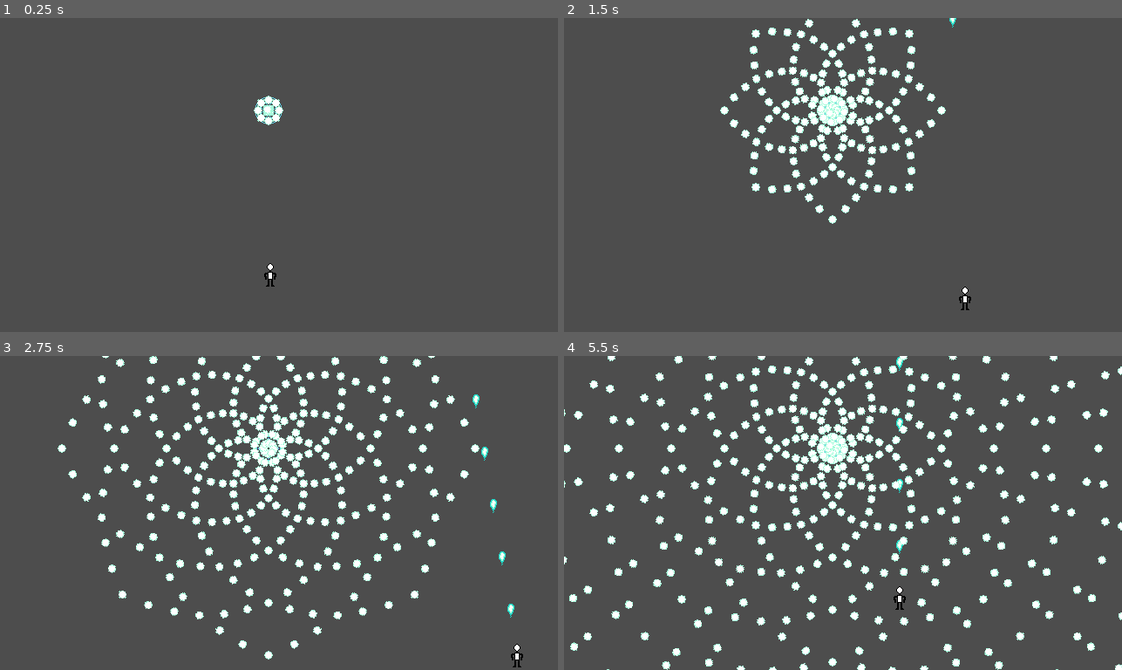
Above: before the commit, frames 1-4 (two rows, left to right).
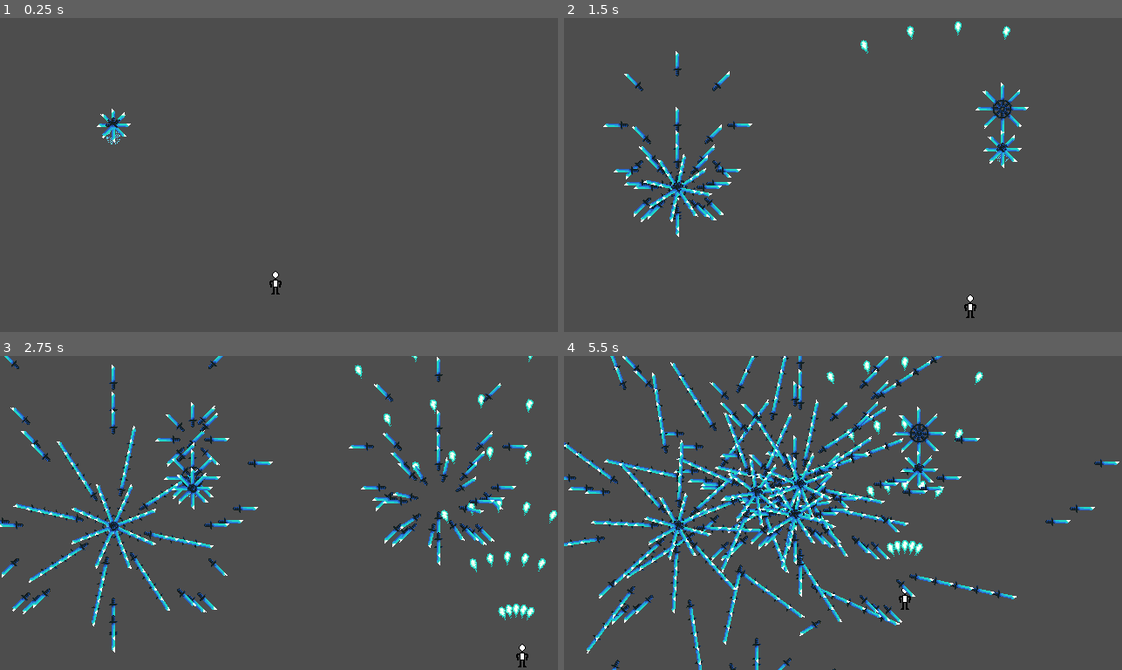
Above: after the commit, the same moments.

Repository: PhotonChaos/BulletHell
Game: Godot game, scene res://scenes/game.tscn
The game is run twice, just before and just after one commit, with the same random seed, the same clock (stepped at 60 frames per second) and the same inputs.
Inputs:
- Up to frame 1 (0.25 s): no input
- Up to frame 2 (1.5 s): hold Right (move_right) 0.53-1.28 s; hold Z (primary) 0.53-1.28 s; hold Down (move_down) from 1.28 s (still down); tap Shift (focus) at 1.35 s
- Up to frame 3 (2.75 s): tap Z (primary) at 1.55 s; release Down (move_down) at 2.03 s; hold Right (move_right) from 2.03 s (still down); hold Z (primary) from 2.03 s (still down)
- Up to frame 4 (5.5 s): release Right (move_right) at 2.78 s; release Z (primary) at 2.78 s; hold Up (move_up) 2.78-3.53 s; tap Z (primary) at 2.85, 3.8, 4.35 s; hold Shift (focus) 3.53-4.28 s; hold Left (move_left) 3.53-5.03 s; hold Down (move_down) from 5.03 s (still down); hold Z (primary) from 5.03 s (still down)

The runs differ from the first frame. In frame 1, 0.7% of the frame differs, in the area x 17-51%, y 24-89%; in frame 2, 7.4%; in frame 3, 14%; in frame 4, 21%, in the area x 0-100%, y 0-100%.

Commit message:
Added enemy mechanics

Diff:
--- /dev/null
+++ b/enemy.gd
@@ -0,0 +1,59 @@
+class_name Enemy
+extends Node2D
+
+signal die
+
+## Called every enemy tick. Function of type Callable(age: int, pos: Vector2)
+var tick_func: Callable = Callable()
+
+## Called when the enemy dies. Function of type Callable(age: int, pos: Vector2)
+var death_func: Callable = Callable()
+
+## Lerp stuff
+var destination: Vector2 = Vector2.ZERO
+var target_dest: bool = false
+var interp_time: float = 2.0
+
+## Time in seconds between calls of the [method Enemy.tick] method
+var tick_duration: float = 0
+var _tick_counter: float = 0
+
+var _lifetime: float
+
+func _ready() -> void:
+	_lifetime = 0
+
+func _physics_process(delta: float) -> void:
+	_lifetime += delta
+
+	if tick_duration > 0:
+		_tick_counter += delta
+
+	if _tick_counter >= tick_duration:
+		_tick_counter -= tick_duration
+		tick()
+
+	if target_dest:
+		position = position.lerp(destination, 0.1)
+
+		if _lifetime >= interp_time:
+			position = destination
+			target_dest = false
+
+## Called in the _process method. [param age] is the amount of time since the enemy was spawned.
+func tick():
+	if tick_func.get_argument_count() > 0:
+		tick_func.call(_lifetime, global_position)
+
+
+## Called once when the enemy dies
+func death():
+	if death_func:
+		death_func.call(_lifetime, global_position)
+
+
+func _on_killable_dead() -> void:
+	death()
+	die.emit()
+	GameController.play_enemy_death_sfx()
+	queue_free()
--- /dev/null
+++ b/killable.gd
@@ -0,0 +1,26 @@
+class_name Killable
+extends Area2D
+## Component of an enemy.
+## Represents an entity with health and a hitbox that can die.[br]
+## Requires one or more CollisionShape2D children.
+
+signal dead
+
+# TODO: Maybe add an on hit signal
+
+@export_range(1, 100000) var starting_health: int = 20
+
+var health: int
+
+func _ready() -> void:
+	health = starting_health
+
+
+func _on_area_entered(area: Area2D) -> void:
+	if area is PlayerShot:
+		var shot = area as PlayerShot
+		health -= shot.damage
+		shot.queue_free()
+
+		if health <= 0:
+			dead.emit()
--- a/project.godot
+++ b/project.godot
@@ -26,6 +26,7 @@
 [global_group]
 
 enemy_bullets="Projectiles that can harm the player"
+player="Contains the player node"
 
 [input]
 
--- /dev/null
+++ b/scenes/enemy.tscn
@@ -0,0 +1,22 @@
+[gd_scene load_steps=5 format=3 uid="uid://bx36trimyfpbq"]
+
+[ext_resource type="Script" uid="uid://bosxi47wi46it" path="res://enemy.gd" id="1_7p1mj"]
+[ext_resource type="Texture2D" uid="uid://cf8devk28ehbi" path="res://textures/turret.png" id="2_md0e3"]
+[ext_resource type="PackedScene" uid="uid://c8uq6kn21ulaq" path="res://scenes/killable.tscn" id="3_4ra3w"]
+
+[sub_resource type="CircleShape2D" id="CircleShape2D_4ra3w"]
+radius = 8.0
+
+[node name="Enemy" type="Node2D"]
+script = ExtResource("1_7p1mj")
+
+[node name="Sprite2D" type="Sprite2D" parent="."]
+scale = Vector2(0.5, 0.5)
+texture = ExtResource("2_md0e3")
+
+[node name="Killable" parent="." instance=ExtResource("3_4ra3w")]
+
+[node name="Hitbox" type="CollisionShape2D" parent="Killable"]
+shape = SubResource("CircleShape2D_4ra3w")
+
+[connection signal="dead" from="Killable" to="." method="_on_killable_dead"]
--- a/scenes/game.tscn
+++ b/scenes/game.tscn
@@ -2,8 +2,8 @@
 
 [ext_resource type="Script" uid="uid://cfuhtk0ngnq3" path="res://scripts/game.gd" id="1_lnu2h"]
 [ext_resource type="PackedScene" uid="uid://b5a8qqajkoryp" path="res://scenes/player.tscn" id="2_lbhrr"]
-[ext_resource type="PackedScene" uid="uid://bp5lp887k6ujn" path="res://scenes/turret.tscn" id="3_iywne"]
 [ext_resource type="AudioStream" uid="uid://b1sojvrbym1ec" path="res://sound/bulletShoot1.wav" id="4_lbhrr"]
+[ext_resource type="AudioStream" uid="uid://crospa2pb5jp4" path="res://sound/not_mine/block.mp3" id="5_iywne"]
 
 [sub_resource type="RectangleShape2D" id="RectangleShape2D_e2o6t"]
 size = Vector2(672, 392)
@@ -21,10 +21,12 @@
 script = ExtResource("1_lnu2h")
 
 [node name="Player" parent="." instance=ExtResource("2_lbhrr")]
-position = Vector2(310, 293)
+position = Vector2(316, 302)
 speed = 200.0
 focus_speed = 100.0
 fire_rate = 20.0
+shot_count = 5
+shot_spread = 45.0
 
 [node name="BulletBounds" type="Area2D" parent="."]
 visible = false
@@ -35,15 +37,11 @@
 position = Vector2(323, 179)
 shape = SubResource("RectangleShape2D_e2o6t")
 
-[node name="Turret" parent="." instance=ExtResource("3_iywne")]
-position = Vector2(308, 106)
-bullet = "small_ball"
-speed = 90.0
-fire_rate = 9.0
-rotate_inc = 0.5
-
 [node name="BulletSoundPlayer" type="AudioStreamPlayer2D" parent="."]
 stream = ExtResource("4_lbhrr")
+
+[node name="EnemyDeathSoundPlayer" type="AudioStreamPlayer2D" parent="."]
+stream = ExtResource("5_iywne")
 
 [node name="Walls" type="Node2D" parent="."]
 
--- /dev/null
+++ b/scenes/killable.tscn
@@ -0,0 +1,10 @@
+[gd_scene load_steps=2 format=3 uid="uid://c8uq6kn21ulaq"]
+
+[ext_resource type="Script" uid="uid://dk81bhrptt8je" path="res://killable.gd" id="1_8gkj0"]
+
+[node name="Killable" type="Area2D"]
+collision_layer = 2
+collision_mask = 4
+script = ExtResource("1_8gkj0")
+
+[connection signal="area_entered" from="." to="." method="_on_area_entered"]
--- a/scenes/player.tscn
+++ b/scenes/player.tscn
@@ -17,7 +17,7 @@
 [sub_resource type="CircleShape2D" id="CircleShape2D_i3pqv"]
 radius = 14.0
 
-[node name="Player" type="RigidBody2D"]
+[node name="Player" type="RigidBody2D" groups=["player"]]
 physics_material_override = SubResource("PhysicsMaterial_dqkch")
 gravity_scale = 0.0
 lock_rotation = true
@@ -28,6 +28,7 @@
 shape = SubResource("RectangleShape2D_dqkch")
 
 [node name="PlayerSprite" type="Sprite2D" parent="."]
+z_index = -1
 texture = ExtResource("1_onrkg")
 
 [node name="HitboxSprite" type="Sprite2D" parent="."]
--- a/scenes/player_shot.tscn
+++ b/scenes/player_shot.tscn
@@ -10,8 +10,10 @@
 collision_layer = 4
 collision_mask = 0
 script = ExtResource("1_rd6w6")
+damage = 3
 
 [node name="Sprite2D" type="Sprite2D" parent="."]
+z_index = -2
 texture = ExtResource("1_ywk7l")
 
 [node name="CollisionShape2D" type="CollisionShape2D" parent="."]
--- a/scripts/bullet.gd
+++ b/scripts/bullet.gd
@@ -4,8 +4,12 @@
 var velocity: Vector2 = Vector2.ZERO
 var acceleration: Vector2 = Vector2.ZERO
 
-var rotate_to_velocity: bool = false
-var rotation_offset: float = 0
+## Whether the bullet should auto-rotate in the direction of its velocity.
+var rotate_to_velocity: bool = true
+
+## Bullet sprite will be rotated by this much relative to the bullet object's rotation.[br]
+## Defaults to PI/2 since 0 radians points on the x-axis in Godot.
+var rotation_offset: float = PI / 2
 
 func _ready():
 	var collider = get_node_or_null("Hitbox") as CollisionShape2D
--- a/scripts/bullet_stats.gd
+++ b/scripts/bullet_stats.gd
@@ -2,5 +2,5 @@
 
 @export var velocity: Vector2 = Vector2.ZERO
 @export var acceleration: Vector2 = Vector2.ZERO
-@export var rotate_to_velocity: bool = false
-@export var rotation_offset: float = 0
+@export var rotate_to_velocity: bool = true
+@export var rotation_offset: float = 90
--- a/scripts/game.gd
+++ b/scripts/game.gd
@@ -3,14 +3,27 @@
 
 # Collision Layers:
 #  1. Player rigidbody
-#  2. Bullets
-#  3. Player shot, enemies
+#  2. Bullets, enemies
+#  3. Player shots
+#  4. Powerups
 
+# Sprite Layers (lower is further back):
+#  -2. Player Shots
+#  -1. Player Sprite
+#   0. Default
+#  10. Player Hitbox
 
 @onready var bullet_sfx = $BulletSoundPlayer as AudioStreamPlayer2D
+@onready var enemy_death_sfx = $EnemyDeathSoundPlayer as AudioStreamPlayer2D
+
+@onready var enemy_template: PackedScene = preload("res://scenes/enemy.tscn")
+
+static var _game_instance: GameController = null
 
 var play_sfx: bool = false
 var sfx_cooldown: float = 0
+
+var enemy_cooldown: float = 0
 
 const DEFAULT_BULLET_TYPE = "ball"
 
@@ -33,10 +46,11 @@
 
 ## Spawns a bullet of [param type] at [param position] with properties [param args].[br]
 ## Returns a reference to the new bullet.
-static func spawn_bullet(position: Vector2, type: String, args: BulletStats=null) -> Bullet:
+static func spawn_bullet(_position: Vector2, type: String, args: BulletStats=null) -> Bullet:
 	# TODO: Make this work with object pooling
 	var bullet: Bullet = get_bullet_template(type).instantiate()
 
+	bullet.position = _position
 	bullet.init(args)
 
 	return bullet
@@ -46,9 +60,10 @@
 ## spread evenly across an arc of [param spread]. [br]
 ## The arc is centred on a vector rotated by [param rotation], and the
 ## bullets spawn [param distance] away from [param position] along the aim vector.[br]
-## The bullets will have a velocity of [param v] in the direction they are facing, with acceleration [param a].
+## The bullets will have a velocity of [param v] in the direction they are facing, with acceleration [param a].[br]
+## Also, the bullets will be added as children of the game controller.
 ## Returns an array containing the bullets, ordered from lowest angle aim vector to highest.
-static func spawn_burst(position: Vector2, type: String, count: int, spread: float, rotation: float, dist: float, v: float, a: float) -> Array[Bullet]:
+static func spawn_burst(_position: Vector2, type: String, count: int, spread: float, rotation: float, dist: float, v: float, a: float) -> Array[Bullet]:
 	var bullets: Array[Bullet] = []
 	var angle_gap = spread / count
 	var start_angle = rotation - spread / 2
@@ -57,7 +72,7 @@
 		var bullet_dir = start_angle + angle_gap * i
 		var point_dir = Vector2.from_angle(bullet_dir)
 
-		var bullet: Bullet = spawn_bullet(position + point_dir * dist, type)
+		var bullet: Bullet = spawn_bullet(_position + point_dir * dist, type)
 
 		bullet.rotation = bullet_dir
 		bullet.velocity = point_dir * v
@@ -65,30 +80,64 @@
 
 		bullets.append(bullet)
 
+	_game_instance.play_sfx = true
+
+	for bullet in bullets:
+		_game_instance.add_child(bullet)
+
 	return bullets
 
 
-static func spawn_ring(position: Vector2, type: String, count: int, rotation: float=0, dist: float=0, v: float=0, a: float=0) -> Array[Bullet]:
-	return spawn_burst(position, type, count, TAU, rotation, rotation, v, a)
+static func spawn_ring(_position: Vector2, type: String, count: int, _rotation: float=0, dist: float=0, v: float=0, a: float=0) -> Array[Bullet]:
+	return spawn_burst(_position, type, count, TAU, _rotation, dist, v, a)
 
 
+## Returns the position of the player.[br]
+## If there is more than one player object in the group, returns the first one.
+static func get_player_pos() -> Vector2:
+	if not _game_instance:
+		return Vector2.ZERO
+
+	return _game_instance.get_tree().get_first_node_in_group('player').position
+
+## SFX Methods
+static func play_enemy_death_sfx():
+	_game_instance.enemy_death_sfx.stop()
+	_game_instance.enemy_death_sfx.play()
+
+func spawn_enemies():
+	var enemy = enemy_template.instantiate()
+	var posx = randf_range(100, 600)
+
+	enemy.position = Vector2(posx, -60)
+	enemy.destination = Vector2(posx, randf_range(130, 200))
+	enemy.target_dest = true
+	enemy.tick_duration = 0.2
+
+	enemy.tick_func = func (age: int, _position: Vector2):
+		GameController.spawn_ring(_position, "knife", 8, age * PI/15, 5, 40, 20)
+
+	add_child(enemy)
+
+
+func _ready() -> void:
+	_game_instance = self
+
 func _process(delta: float) -> void:
+	sfx_cooldown = max(0, sfx_cooldown - delta)
+	enemy_cooldown = max(0, enemy_cooldown - delta)
+
 	if sfx_cooldown <= 0 and play_sfx:
 		play_sfx = false
 		sfx_cooldown = 0.1
 
 		bullet_sfx.play()
-	else:
-		sfx_cooldown = max(0, sfx_cooldown - delta)
 
-
-## Signals
-func _on_bullet_bounds_area_entered(area: Area2D) -> void:
-	# Triggers when a bullet is spawned
-	if area is Bullet:
-		play_sfx = true
+	if enemy_cooldown <= 0:
+		enemy_cooldown = 1
+		spawn_enemies()
 
 
 func _on_bullet_bounds_area_exited(area: Area2D) -> void:
 	# Triggers whenever a bullet exits the area
-	area.queue_free()  # Only bullets should be on layer 2
+	area.queue_free()  # Only bullets and enemies should be on layer 2
--- a/scripts/player.gd
+++ b/scripts/player.gd
@@ -6,8 +6,12 @@
 ## Player Settings
 @export var speed: float
 @export var focus_speed: float
-@export var deathbomb_timer: float
+#@export var deathbomb_timer: float
+@export_group("Player Shot")
 @export_range(1, 100) var fire_rate: float
+@export_range(1, 7) var shot_count: int
+## Shot spread in degrees
+@export_range(1, 360) var shot_spread: float
 
 ## Game Variables
 @onready var hitbox_sprite: Sprite2D = $HitboxSprite
@@ -23,15 +27,30 @@
 var focused: bool = true
 var points: int = 0
 
+var _shot_gap_size: float
+var _shot_angle_start: float
+
 func get_move_speed() -> float:
 	return focus_speed if focused else speed
 
 func shoot() -> void:
-	var shot = shot_template.instantiate()
-	shot.position = position + Vector2(0, -10)
-	shot.velocity = 20
-	add_sibling(shot)
+	for i in range(shot_count):
+		var shot: PlayerShot = shot_template.instantiate()
+		shot.position = position + Vector2(0, -10)
+		shot.rotation = _shot_angle_start + i*_shot_gap_size + PI/2
+		shot.velocity = Vector2.from_angle(_shot_angle_start + i*_shot_gap_size) * 20
+		add_sibling(shot)
 
+
+func _ready() -> void:
+	var _shot_spread_rad = deg_to_rad(shot_spread)
+
+	_shot_angle_start = -(PI+_shot_spread_rad)/2
+
+	if shot_count > 1:
+		_shot_gap_size = _shot_spread_rad / (shot_count-1)
+	else:
+		_shot_gap_size = 0
 
 func _process(delta: float) -> void:
 	# Moving
--- a/scripts/player_shot.gd
+++ b/scripts/player_shot.gd
@@ -2,7 +2,7 @@
 
 @export_range(0, 100) var damage: int
 
-var velocity: int
+var velocity: Vector2
 
 func _physics_process(delta: float) -> void:
-	position += Vector2.UP * velocity
+	position += velocity
Not shown, added: enemy.gd.uid
Not shown, added: killable.gd.uid
Not shown, added: sound/not_mine/block.mp3.import
Not shown, added: sound/not_mine/block.mp3
